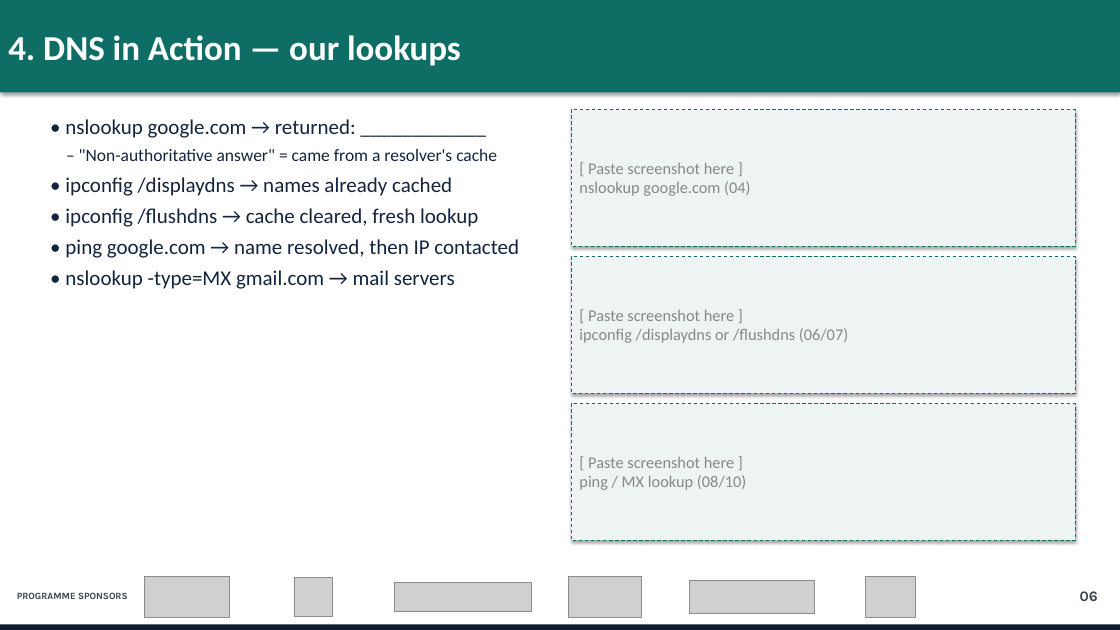
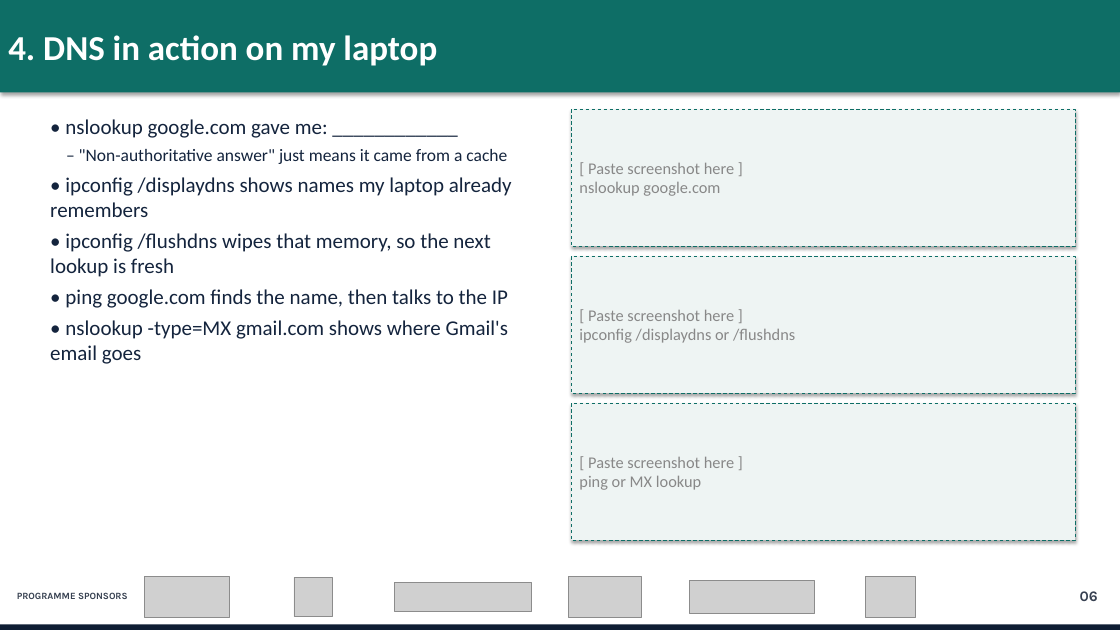
Before and after one commit to wakalala-droid/LightRays, a slide deck: slide 6 of group3-network-identity/Group3_Network_Identity_DNS.pptx. Drawn at 1120x630 pixels with LibreOffice and Linux fonts; fonts in the diff are those of the drawing; grey boxes stand for pictures. Boxes give left, top, right and bottom in pixels: in the first picture for what was removed or moved away, otherwise in the second. Text is boxed around its words. In the diff, an @@ line names an element or a change of style, - is before the commit and + after.

```diff
--- a/group3-network-identity/Group3_Network_Identity_DNS.pptx
+++ b/group3-network-identity/Group3_Network_Identity_DNS.pptx
@@ text in rectangle at bbox=[8, 35, 437, 66]: text changed @@
-4. DNS in Action — our lookups
+4. DNS in action on my laptop
@@ text at bbox=[50, 119, 512, 364]: text changed @@
-• nslookup google.com → returned: ____________
-– "Non-authoritative answer" = came from a resolver's cache
-• ipconfig /displaydns → names already cached
-• ipconfig /flushdns → cache cleared, fresh lookup
-• ping google.com → name resolved, then IP contacted
-• nslookup -type=MX gmail.com → mail servers
+• nslookup google.com gave me: ____________
+– "Non-authoritative answer" just means it came from a cache
+• ipconfig /displaydns shows names my laptop already remembers
+• ipconfig /flushdns wipes that memory, so the next lookup is fresh
+• ping google.com finds the name, then talks to the IP
+• nslookup -type=MX gmail.com shows where Gmail's email goes
@@ text in rectangle at bbox=[579, 182, 720, 196]: text changed @@
-nslookup google.com (04)
+nslookup google.com
@@ text in rectangle at bbox=[579, 329, 795, 343]: text changed @@
-ipconfig /displaydns or /flushdns (06/07)
+ipconfig /displaydns or /flushdns
@@ text in rectangle at bbox=[579, 476, 701, 490]: text changed @@
-ping / MX lookup (08/10)
+ping or MX lookup
```
Also in this commit, not shown: 6 other slides changed, 2 other files.
